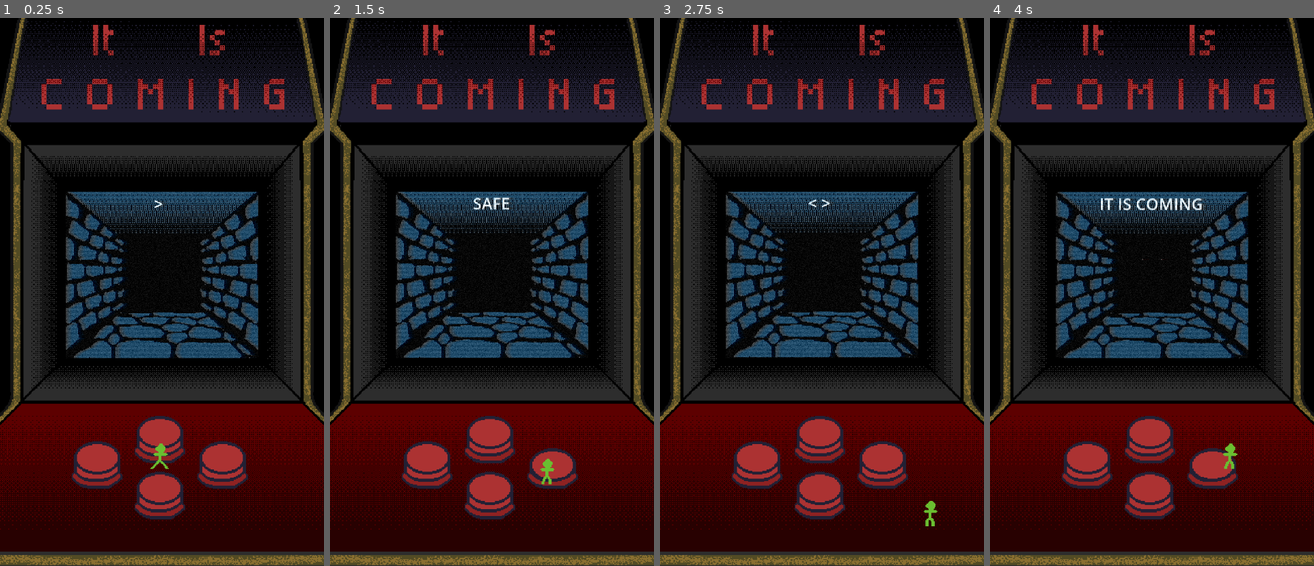
Above: before the commit, frames 1-4 (left to right).
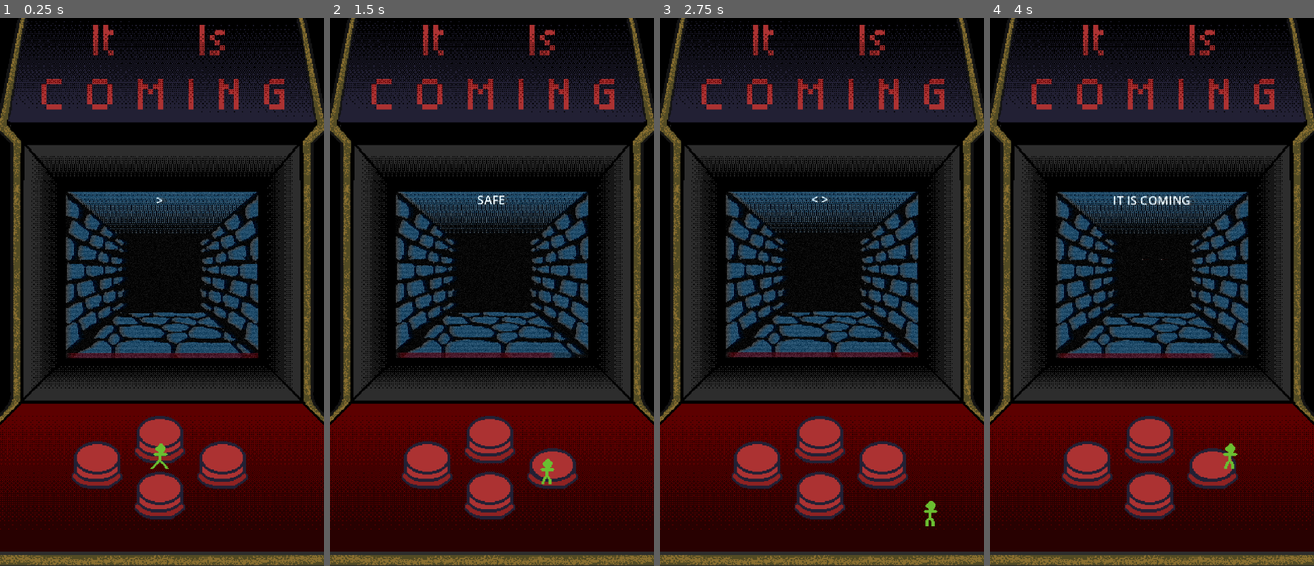
Above: after the commit, the same moments.

Repository: Sunny-Days-Ahead/It-Is-Coming
Game: Godot game, scene res://main.tscn
Same seed, same stepped clock (60 frames per second), same inputs: the game is played once before the commit and once after it. Sound files missing from this copy of the repository are replaced by a short silence.
Inputs:
- Up to frame 1 (0.25 s): no input
- Up to frame 2 (1.5 s): hold D (move_right) 0.53-1.28 s; hold S (move_down) from 1.28 s (still down)
- Up to frame 3 (2.75 s): release S (move_down) at 2.03 s; hold D (move_right) from 2.03 s (still down)
- Up to frame 4 (4 s): release D (move_right) at 2.78 s; hold W (move_up) 2.78-3.53 s; hold A (move_left) from 3.53 s (still down)

The runs differ from the first frame. In frame 1, 0.6% of the frame differs, in the area x 20-80%, y 32-63%; in frame 2, 0.7%; in frame 3, 0.6%; in frame 4, 1.0%, in the area x 20-75%, y 32-63%.

Commit message:
tweaking some stuff

Diff:
--- a/game_over.gd
+++ b/game_over.gd
@@ -8,30 +8,11 @@
 @export var crunch_fx: CPUParticles2D
 @export var swipe_anim: AnimatedSprite2D
 
-## To be implemented by the inheriting node. Called when the state is first entered.
 func enter() -> void:
 	state_machine.set_textbox("IT HAS YOU")
 	gameover_sfx.play()
 	swipe_anim.play("default")
 	state_machine.controlled_node.player.queue_free()
-## To be implemented by the inheriting node. Called when the state is exited.
-func exit() -> void:
-	pass
-
-
-## To be implemented by the inheriting node. Called with _process
-func update(_delta: float) -> void:
-	pass
-
-
-## To be implemented by the inheriting node. Called with _physics_process
-func physics_update(_delta: float) -> void:
-	pass
-
-
-#func _on_swipe_animation_finished() -> void:
-
-
 
 func _on_swipe_animation_finished() -> void:
 	cab_screen.animation = "it_has_you_1"
--- a/main.gd
+++ b/main.gd
@@ -10,13 +10,6 @@
 
 var buttons: Array[Area2D]
 
-
-@export_category("SFX")
-@export var crunch_sfx: AudioStreamPlayer2D
-@export var footstep_sfx: AudioStreamPlayer2D
-@export var it_is_coming_sfx: AudioStreamPlayer2D
-@export var it_has_you_sfx: AudioStreamPlayer2D
-
 @export_category("UI Nodes")
 @export var command_text_box: Label
 
--- a/main.tscn
+++ b/main.tscn
@@ -10,6 +10,7 @@
 [ext_resource type="Shader" uid="uid://cvn5enlerb475" path="res://shaders/new_shader.gdshader" id="6_7mycd"]
 [ext_resource type="Texture2D" uid="uid://c4awtk3cs7kbi" path="res://assets/gfx/the swipe.png" id="7_5vw27"]
 [ext_resource type="AudioStream" uid="uid://rrit5ghxffoq" path="res://assets/sfx/It_It_Coming.wav" id="8_5vw27"]
+[ext_resource type="FontFile" uid="uid://30bcogup4kxv" path="res://assets/fonts/KindlyRewind.ttf" id="8_cegan"]
 [ext_resource type="AudioStream" uid="uid://nr5vh78oaob1" path="res://assets/sfx/It_Has_You.wav" id="9_efxa6"]
 [ext_resource type="AudioStream" uid="uid://djlq20ni57m30" path="res://assets/sfx/FootSteps.wav" id="10_dg77c"]
 [ext_resource type="AudioStream" uid="uid://2is6c4hq3d13" path="res://assets/sfx/Crunch.wav" id="11_ycdy4"]
@@ -193,6 +194,17 @@
 "name": &"leaving",
 "speed": 5.0
 }]
+
+[sub_resource type="LabelSettings" id="LabelSettings_cegan"]
+font_size = 12
+
+[sub_resource type="StyleBoxFlat" id="StyleBoxFlat_yf5fn"]
+bg_color = Color(0.41568628, 0, 0.0627451, 0.5686275)
+
+[sub_resource type="Theme" id="Theme_g4v7s"]
+Label/fonts/font = ExtResource("8_cegan")
+ProgressBar/fonts/font = ExtResource("8_cegan")
+ProgressBar/styles/fill = SubResource("StyleBoxFlat_yf5fn")
 
 [sub_resource type="ShaderMaterial" id="ShaderMaterial_kek77"]
 shader = ExtResource("6_7mycd")
@@ -264,17 +276,13 @@
 "speed": 21.0
 }]
 
-[node name="Main" type="Node2D" unique_id=1189440462 node_paths=PackedStringArray("player", "up_button", "down_button", "left_button", "right_button", "crunch_sfx", "footstep_sfx", "it_is_coming_sfx", "it_has_you_sfx", "command_text_box")]
+[node name="Main" type="Node2D" unique_id=1189440462 node_paths=PackedStringArray("player", "up_button", "down_button", "left_button", "right_button", "command_text_box")]
 script = ExtResource("1_h2yge")
 player = NodePath("Player")
 up_button = NodePath("Buttons/UpButton")
 down_button = NodePath("Buttons/DownButton")
 left_button = NodePath("Buttons/LeftButton")
 right_button = NodePath("Buttons/RightButton")
-crunch_sfx = NodePath("Audio/CrunchSound")
-footstep_sfx = NodePath("Audio/FootSteps")
-it_is_coming_sfx = NodePath("Audio/ItIsComing")
-it_has_you_sfx = NodePath("Audio/ItHasYou")
 command_text_box = NodePath("CabScreen/Control/Command")
 
 [node name="BG" type="ColorRect" parent="." unique_id=2145128490]
@@ -344,8 +352,26 @@
 layout_mode = 0
 offset_right = 189.0
 offset_bottom = 64.0
+label_settings = SubResource("LabelSettings_cegan")
 horizontal_alignment = 1
 autowrap_mode = 2
+
+[node name="ProgressBar" type="ProgressBar" parent="CabScreen/Control" unique_id=745730501]
+custom_minimum_size = Vector2(100, 5)
+layout_mode = 1
+anchors_preset = 7
+anchor_left = 0.5
+anchor_top = 1.0
+anchor_right = 0.5
+anchor_bottom = 1.0
+offset_left = -95.0
+offset_top = -5.0
+offset_right = 95.0
+grow_horizontal = 2
+grow_vertical = 0
+theme = SubResource("Theme_g4v7s")
+step = 1.0
+show_percentage = false
 
 [node name="Shader" type="ColorRect" parent="CabScreen/Control" unique_id=2145418054]
 material = SubResource("ShaderMaterial_kek77")
@@ -380,10 +406,11 @@
 controlled_node = NodePath("..")
 metadata/_custom_type_script = "uid://bnuyec0xe7i0k"
 
-[node name="TurnActive" type="Node" parent="StateMachine" unique_id=447861172 node_paths=PackedStringArray("time_left", "display_timeout")]
+[node name="TurnActive" type="Node" parent="StateMachine" unique_id=447861172 node_paths=PackedStringArray("time_left", "display_timeout", "time_bar")]
 script = ExtResource("15_yaehf")
 time_left = NodePath("TimeLeft")
 display_timeout = NodePath("DisplayTimeout")
+time_bar = NodePath("../../CabScreen/Control/ProgressBar")
 state_name = &"turn_active"
 metadata/_custom_type_script = "uid://xmr3p4wrraye"
 
--- a/scripts/fail.gd
+++ b/scripts/fail.gd
@@ -7,11 +7,9 @@
 @export var cab_screen: AnimatedSprite2D
 
 var distance: int = 6
-
 var steps_done: bool = false
 var timer_done: bool = false
 
-## To be implemented by the inheriting node. Called when the state is first entered.
 func enter() -> void:
 	steps_done = false
 	timer_done = false
@@ -40,20 +38,10 @@
 		1:
 			cab_screen.animation = "distance_1"
 
-
-## To be implemented by the inheriting node. Called when the state is exited.
-func exit() -> void:
-	pass
-
 ## To be implemented by the inheriting node. Called with _process
 func update(_delta: float) -> void:
 	if steps_done and timer_done:
 		transition_to("turn_active")
-
-## To be implemented by the inheriting node. Called with _physics_process
-func physics_update(_delta: float) -> void:
-	pass
-
 
 func _on_display_timeout_timeout() -> void:
 	state_machine.set_textbox("")
--- a/scripts/success.gd
+++ b/scripts/success.gd
@@ -2,25 +2,11 @@
 
 @export var display_timeout : Timer
 
-## To be implemented by the inheriting node. Called when the state is first entered.
 func enter() -> void:
 	state_machine.set_textbox("SAFE")
 	display_timeout.start()
 	state_machine.increment_score()
 
-## To be implemented by the inheriting node. Called when the state is exited.
-func exit() -> void:
-	pass
-
-## To be implemented by the inheriting node. Called with _process
-func update(_delta: float) -> void:
-	pass
-
-## To be implemented by the inheriting node. Called with _physics_process
-func physics_update(_delta: float) -> void:
-	pass
-
-
 func _on_display_timeout_timeout() -> void:
 	state_machine.set_textbox("")
 	transition_to("turn_active")
--- a/scripts/turn_active.gd
+++ b/scripts/turn_active.gd
@@ -4,12 +4,13 @@
 @export var time_left : Timer
 @export var display_timeout : Timer
 
+@export var time_bar : ProgressBar
+
 var sequence : Array[Area2D]
 var sequence_size : int = 1
 var turn_length: float = 5.0
 var pointer: int = 0
 
-## To be implemented by the inheriting node. Called when the state is first entered.
 func enter() -> void:
 	new_sequence()
 	print_escape()
@@ -17,7 +18,6 @@
 	time_left.wait_time = turn_length
 	time_left.start()
 
-## To be implemented by the inheriting node. Called when the state is exited.
 func exit() -> void:
 	time_left.stop()
 	display_timeout.stop()
@@ -30,11 +30,8 @@
 
 ## To be implemented by the inheriting node. Called with _process
 func update(_delta: float) -> void:
-	pass
-
-## To be implemented by the inheriting node. Called with _physics_process
-func physics_update(_delta: float) -> void:
-	pass
+	time_bar.max_value = turn_length
+	time_bar.value = time_left.time_left
 
 
 func _on_time_left_timeout() -> void:
